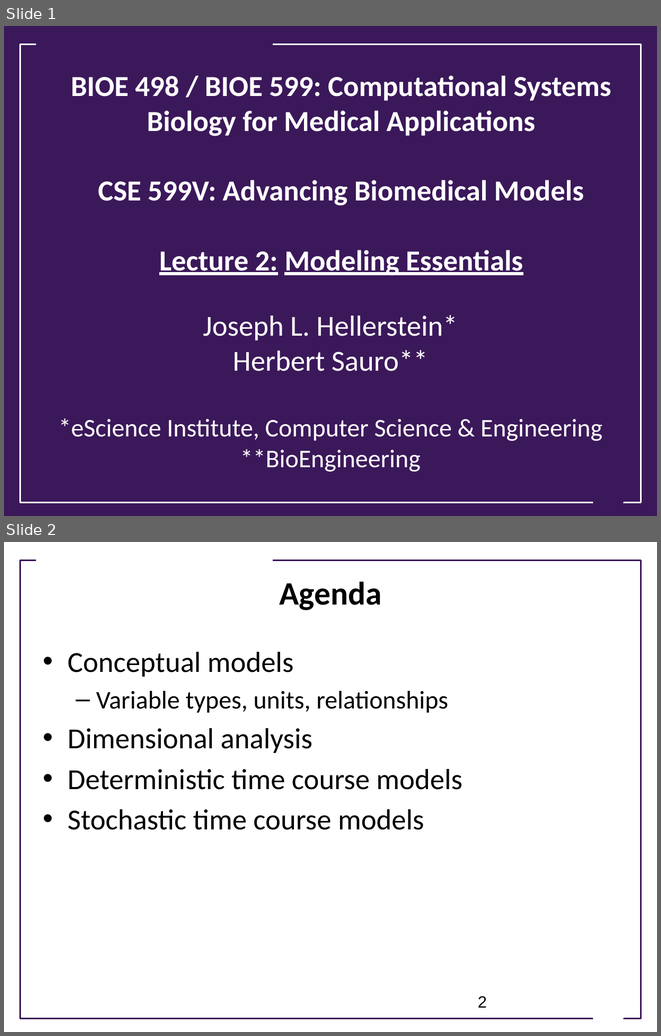
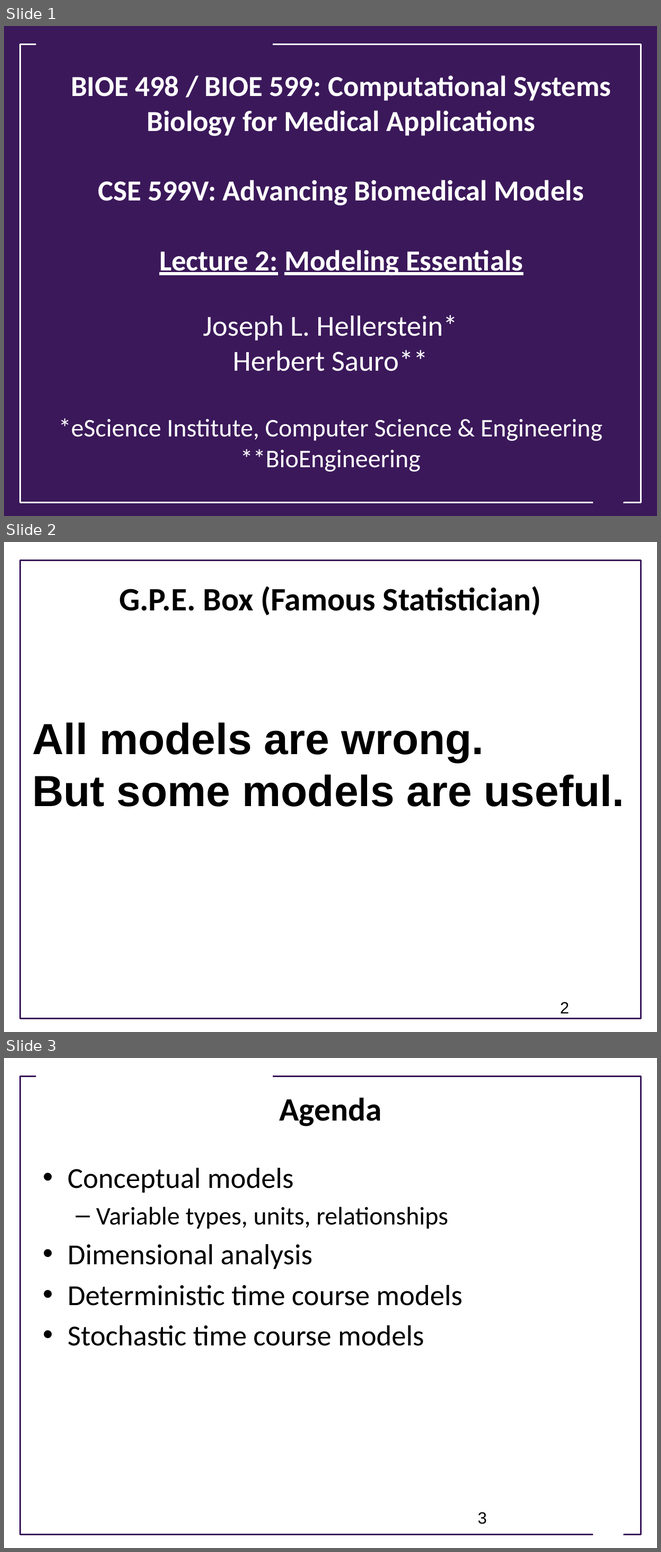
Before and after one commit to ModelEngineering/advancing-biomedical-models, a slide deck: Lectures/CSE 599V Lecture 2- Modeling Essentials.pptx. Shown one above the other, each under a label of ours: slides 1 and 2 before the commit, slides 1, 2 and 3 after it. The pictures are 661x1036 and 661x1552 pixels, drawn with LibreOffice and Linux fonts; fonts in the diff are those of the drawing; background and template pictures are left out. Boxes give left, top, right and bottom in pixels: in the first picture for what was removed or moved away, otherwise in the second. Text is boxed around its words. In the diff, an @@ line names an element or a change of style, - is before the commit and + after.

```diff
--- a/Lectures/CSE 599V Lecture 2- Modeling Essentials.pptx
+++ b/Lectures/CSE 599V Lecture 2- Modeling Essentials.pptx
@@ slide 2 added at (4, 542, 657, 1032), background #FFFFFF; not listed: 1 template element that a slide beside it also shows @@
@@ title added at (119, 586, 541, 615), 36 pt, text #000000, bold @@
+G.P.E. Box (Famous Statistician)
@@ text added at (32, 722, 624, 806), 48 pt, text #000000, bold @@
+All models are wrong.
+But some models are useful.
@@ page number added at (560, 1002, 569, 1013), 18 pt, text #000000 @@
+2
@@ what was slide 2 is now slide 3 @@
@@ page number at (478, 1512, 487, 1524): text changed @@
-2
+3
```
Also in this commit, not shown: 1 slide changed, 3 other slides added, 1 slide removed.
